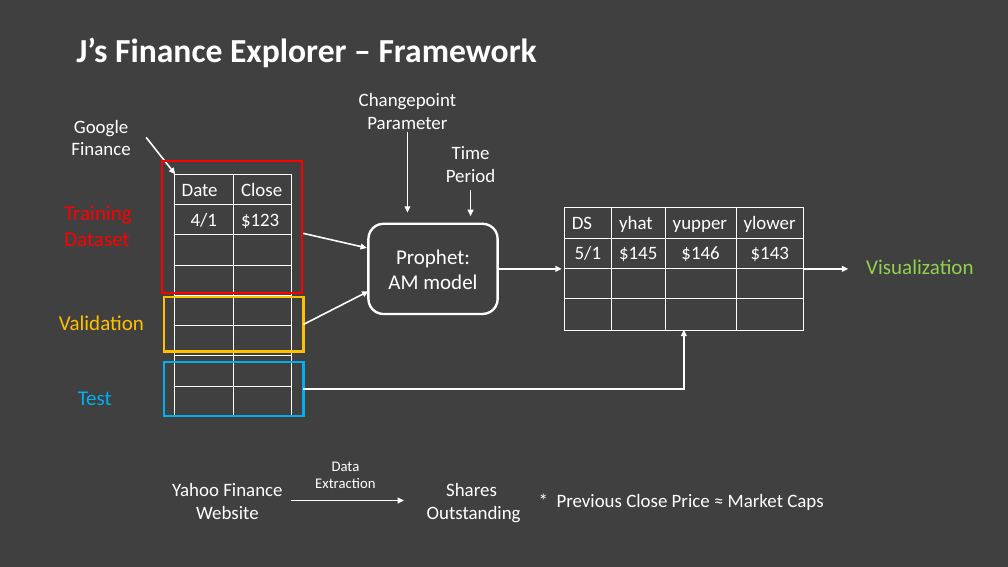
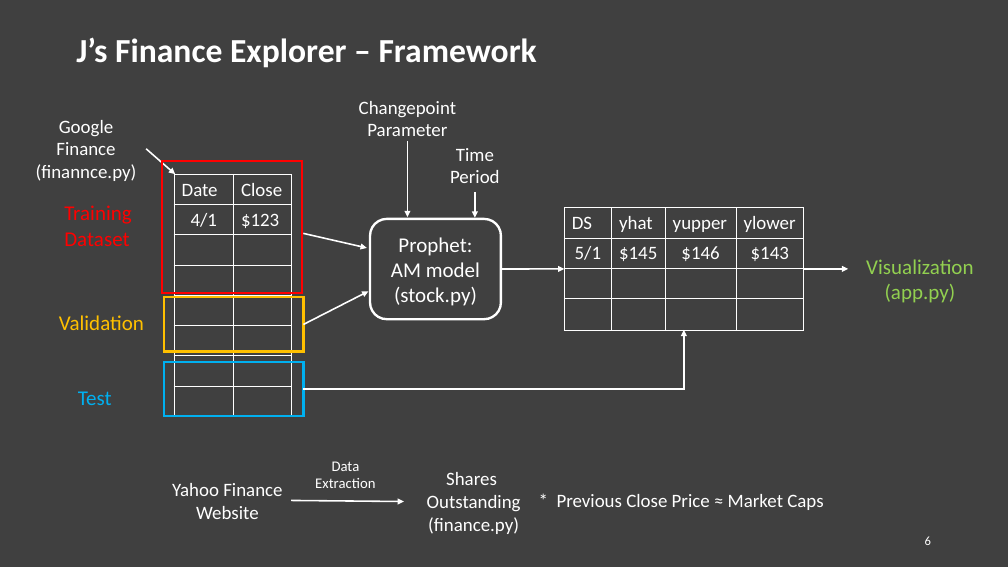
Before and after one commit to tzyychin/BUAN6340_Programming_for_Data_Science, a slide deck: slide 6 of Final_Project_Jupyter/5-min Slides.pptx. Drawn at 1008x567 pixels with LibreOffice and Linux fonts; fonts in the diff are those of the drawing. Boxes give left, top, right and bottom in pixels: in the first picture for what was removed or moved away, otherwise in the second. Text is boxed around its words. In the diff, an @@ line names an element or a change of style, - is before the commit and + after.

```diff
--- a/Final_Project_Jupyter/5-min Slides.pptx
+++ b/Final_Project_Jupyter/5-min Slides.pptx
@@ text "Google Finance": place and size @@
-text "Google Finance" at box(71, 120, 130, 155)
+text "Google Finance" at box(36, 120, 137, 181)
@@ text "Changepoint": place and size @@
-text "Changepoint" at box(359, 93, 456, 134)
+text "Changepoint" at box(359, 101, 456, 142)
@@ arrow moved from (146, 138) - (175, 174) to (146, 149) - (175, 174) @@
@@ arrow moved from (408, 132) - (408, 212) to (408, 141) - (408, 217) @@
@@ text at box(36, 164, 137, 181): paragraph added @@
+(finannce.py)
@@ rounded rectangle "Prophet: AM model": place and size @@
-rounded rectangle "Prophet: AM model" at box(368, 224, 498, 314)
+rounded rectangle "Prophet: AM model" at box(370, 219, 501, 320)
@@ 2 arrows, 1 text: place and size @@
-2 arrows, 1 text at box(446, 146, 562, 269)
+2 arrows, 1 text at box(450, 148, 564, 269)
@@ text in rounded rectangle at box(394, 287, 477, 306): paragraph added @@
+(stock.py)
@@ text at box(885, 284, 956, 303): paragraph added @@
+(app.py)
@@ text "Shares": place and size @@
-text "Shares" at box(427, 483, 521, 522)
+text "Shares" at box(427, 472, 521, 534)
@@ text at box(428, 517, 519, 534): paragraph added @@
+(finance.py)
@@ page number added at box(925, 536, 931, 545), 12 pt, text #FFFFFF @@
+6
```
Also in this commit, not shown: 5 other slides changed, 1 slide added, 1 slide removed.
